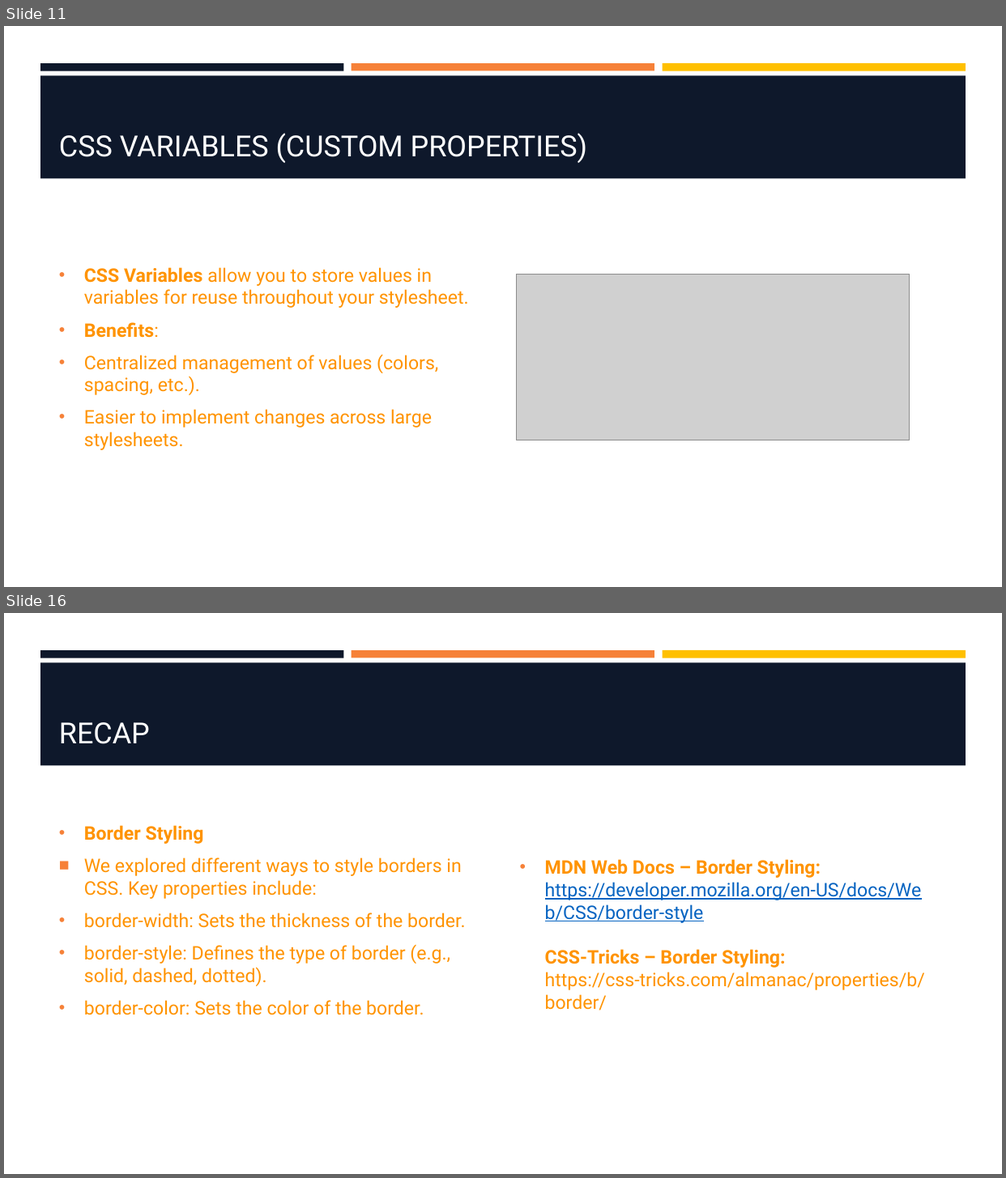
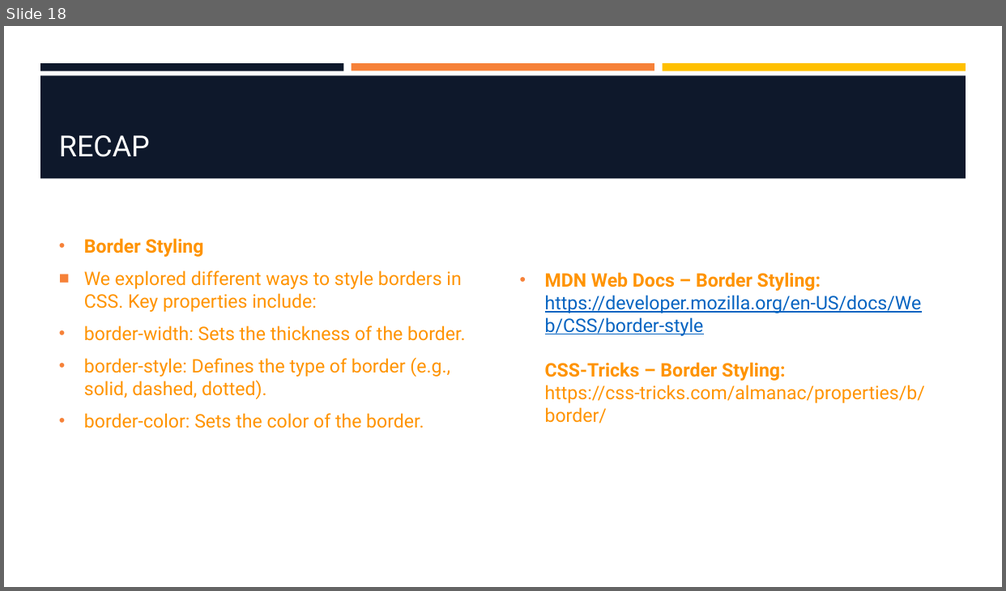
Before and after one commit to hawkeye1900/SBC-Sept24, a slide deck: week-2/W2-S3-FlexBox/W2-S3-FlexBox.pptx. Shown one above the other, each under a label of ours: slides 11 and 16 before the commit, slide 18 after it; the slides between them are not shown. The pictures are 1006x1178 and 1006x591 pixels, drawn with LibreOffice and Linux fonts; fonts in the diff are those of the drawing; grey boxes stand for pictures; background and template pictures are left out. Boxes give left, top, right and bottom in pixels: in the first picture for what was removed or moved away, otherwise in the second. Text is boxed around its words. In the diff, an @@ line names an element or a change of style, - is before the commit and + after.

```diff
--- a/week-2/W2-S3-FlexBox/W2-S3-FlexBox.pptx
+++ b/week-2/W2-S3-FlexBox/W2-S3-FlexBox.pptx
@@ slide 11 removed at (4, 26, 1002, 587), background #FFFFFF; not listed: 4 template elements that a slide beside it also shows @@
@@ title removed at (59, 133, 588, 163) @@
-CSS VARIABLES (CUSTOM PROPERTIES)
@@ text removed at (84, 267, 469, 450) @@
-• CSS Variables allow you to store values in variables for reuse throughout your stylesheet.
-• Benefits:
-• Centralized management of values (colors, spacing, etc.).
-• Easier to implement changes across large stylesheets.
@@ picture removed at (517, 274, 910, 440) @@
@@ what was slide 16 is now slide 18 @@
```
Also in this commit, not shown: 4 slides changed, 13 slides added, 10 other slides removed, 2 other files.
